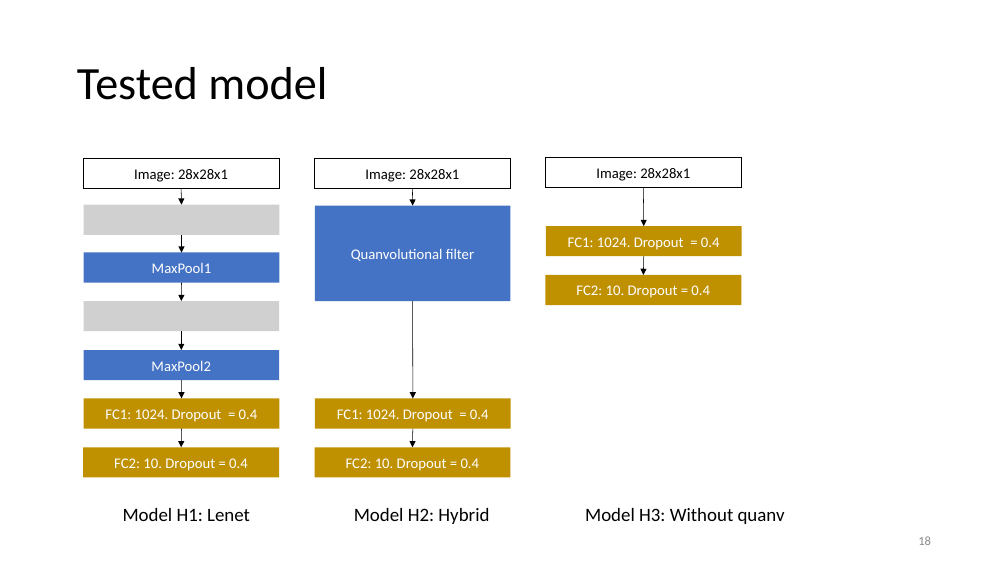
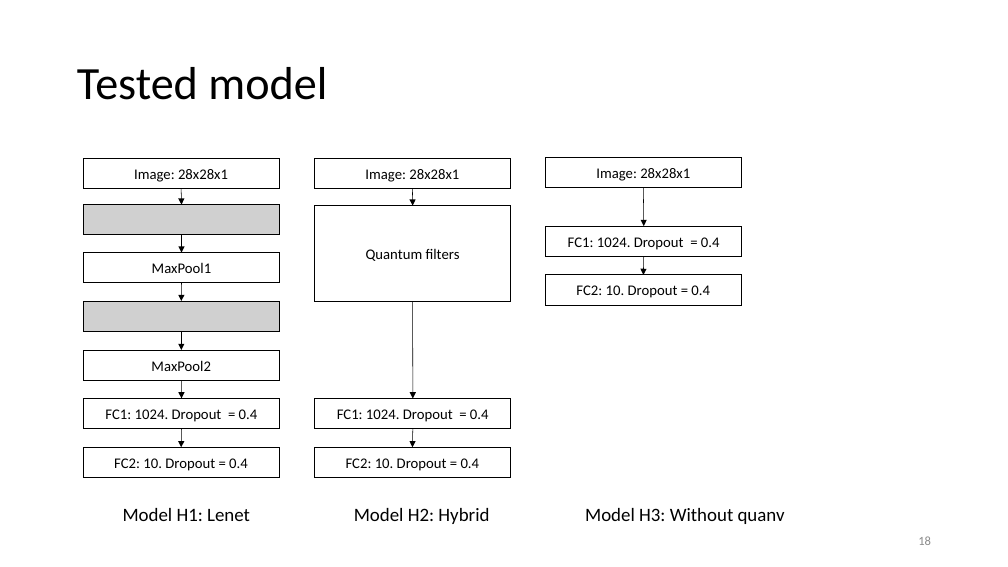
Before and after one commit to vutuanhai237/DynamicQNN, a slide deck: slide 18 of thesis/Quanvolutional neural network.pptx. Drawn at 1008x567 pixels with LibreOffice and Linux fonts; fonts in the diff are those of the drawing; grey boxes stand for pictures. Boxes give left, top, right and bottom in pixels: in the first picture for what was removed or moved away, otherwise in the second. Text is boxed around its words. In the diff, an @@ line names an element or a change of style, - is before the commit and + after.

```diff
--- a/thesis/Quanvolutional neural network.pptx
+++ b/thesis/Quanvolutional neural network.pptx
@@ rectangle "Quantum filters" at box(315, 206, 511, 301): fill #4472C4 to none; outline none to #000000 1 pt @@
@@ rectangle "MaxPool1" at box(84, 253, 280, 283): text colour #FFFFFF to #000000; fill #4472C4 to none; outline none to #000000 1 pt @@
@@ text in rectangle at box(366, 249, 460, 261): text changed; text colour #FFFFFF to #000000 @@
-Quanvolutional filter
+Quantum filters
@@ text colour #FFFFFF to #000000; fill #BF9000 to none; outline none to #000000 1 pt in 6 elements at box(84, 399, 280, 429), box(83, 448, 279, 478), box(315, 399, 511, 429), box(315, 448, 510, 478), box(546, 226, 742, 256), box(546, 275, 742, 306) @@
@@ rectangle "MaxPool2" at box(84, 350, 280, 380): text colour #FFFFFF to #000000; fill #4472C4 to none; outline none to #000000 1 pt @@
```
Also in this commit, not shown: 3 slides added, 30 other files.
